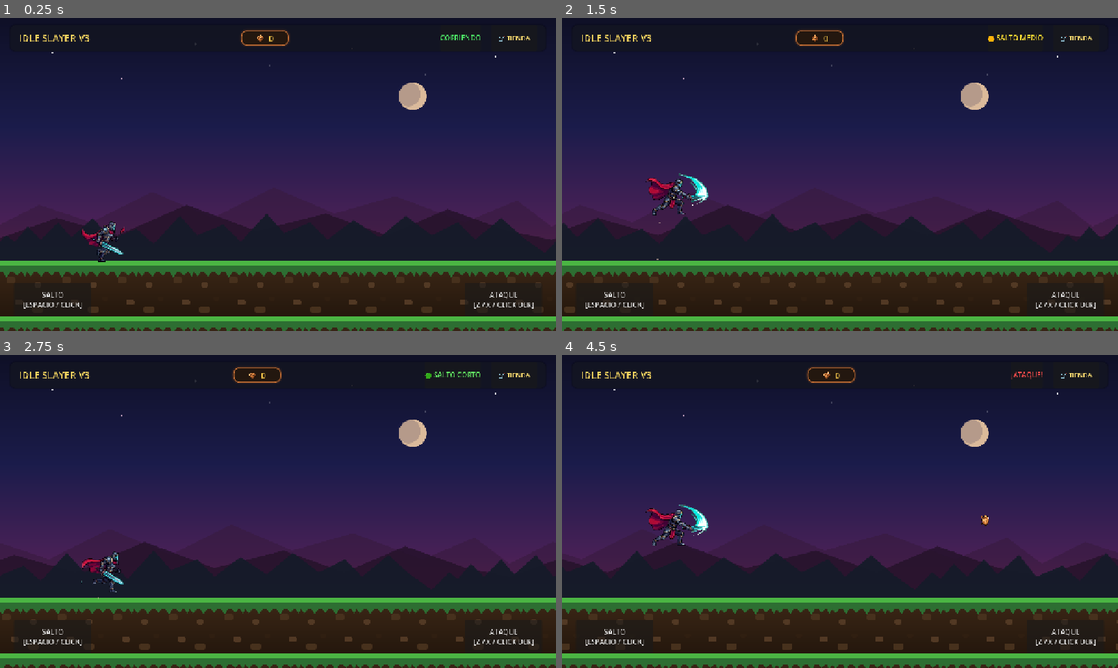
Above: before the commit, frames 1-4 (two rows, left to right).
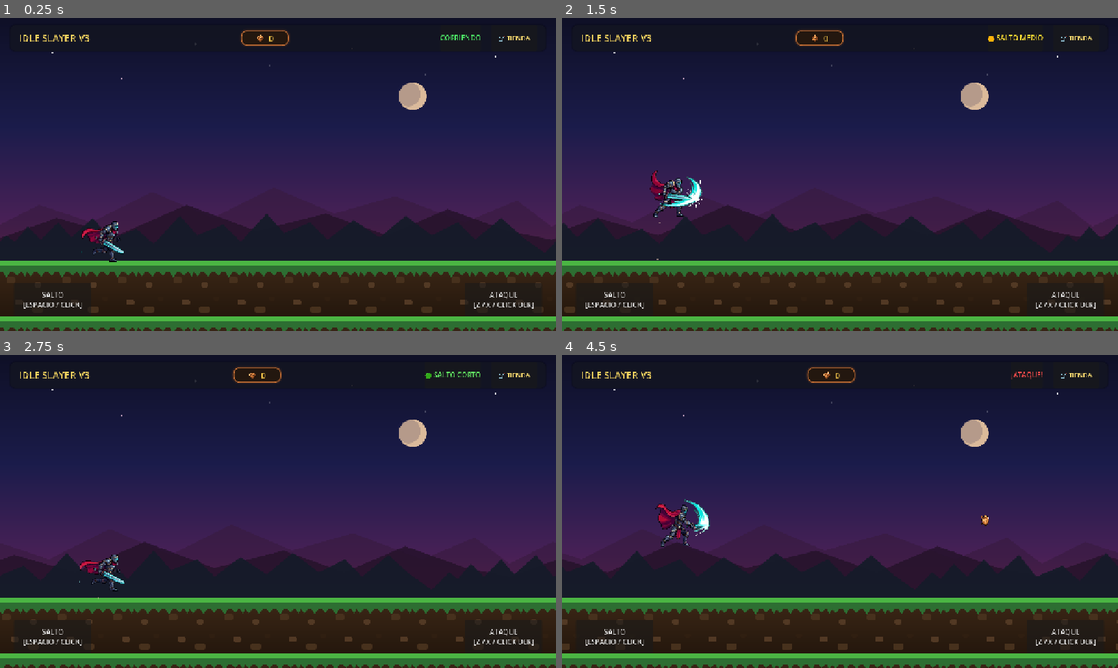
Above: after the commit, the same moments.

Repository: RafaG86/idle-slayer-vgamez
Game: Godot game, scene res://scenes/world.tscn
Same seed, same stepped clock (60 frames per second), same inputs: the game is played once before the commit and once after it.
Inputs (mouse positions are in pixels of both pictures, inside the frame that each line leads up to):
- Up to frame 1 (0.25 s): no input
- Up to frame 2 (1.5 s): click "ATAQUE [Z / X / CLICK DER]" at 0.5 s; tap Enter at 1.25 s; move the mouse to (962, 158) at 1.27 s; hold Up from 1.28 s (still down); hold Z (attack) from 1.28 s (still down); click (962, 158) at 1.42 s
- Up to frame 3 (2.75 s): keep holding Up; tap Space (jump) at 1.52, 1.55, 1.82, 2.1, 2.27, 2.57 s; move the mouse to (166, 527) at 2.02 s; release Z (attack) at 2.03 s; click (166, 527) at 2.17 s; tap Z (attack) at 2.3 s
- Up to frame 4 (4.5 s): move the mouse to (895, 442) at 2.77 s; release Up at 2.78 s; hold Z (attack) 2.78-3.53 s; click (895, 442) at 2.92 s; tap Space (jump) at 3.05, 3.77, 4.07 s; move the mouse to (812, 574) at 3.52 s; hold Up from 3.53 s (still down); tap X at 3.6 s; click (812, 574) at 3.67 s; tap Z (attack) at 3.8 s; move the mouse to (1006, 558) at 4.27 s; hold Space (jump) from 4.28 s (still down); tap J at 4.35 s; click (1006, 558) at 4.42 s

The runs differ from the first frame. In frame 1, 0.5% of the frame differs, in the area x 14-23%, y 64-78%; in frame 2, 0.7%; in frame 3, 0.3%; in frame 4, 0.9%, in the area x 15-27%, y 46-62%.

Commit message:
feat(player): 3-phase run impulse (trot/run/sprint), squash-stretch jumps, dynamic attack offsets, HSV sword shader

Diff:
--- a/assets/swordsman/swordsman_frames.tres
+++ b/assets/swordsman/swordsman_frames.tres
@@ -69,5 +69,5 @@
 }],
 "loop": false,
 "name": &"slash",
-"speed": 14.0
+"speed": 16.0
 }]
--- a/scripts/player.gd
+++ b/scripts/player.gd
@@ -2,92 +2,193 @@
 class_name Player
 
 ## Controlador del Jugador (Auto-Runner) para Idle Slayer V3
-## Cinemática articulada de carrera: zancada a 15 FPS, pisadas rítmicas, peso físico y ghost trail.
+## Sistema de impulso: trote → carrera → sprint | Squash & Stretch | Espada oculta al correr
 
 signal jumped(phase: String)
 signal attacked
 signal attack_finished
 signal landed
 
-# Constantes de Física Calibradas
+# ─── Física ───────────────────────────────────────────────────────────────────
 const GRAVITY: float = 1400.0
-const JUMP_MIN_VELOCITY: float = -490.0    # Fase 1: Salto Pequeño instantáneo (h ≈ 100px)
-const JUMP_SUSTAIN_FORCE: float = 1850.0   # Fuerza continua para alcanzar la altura de la luna
-const MAX_JUMP_HOLD_TIME: float = 0.33     # Límite para alcanzar Salto Alto (Y ≈ 180px, nivel de la luna)
+const JUMP_MIN_VELOCITY: float = -490.0
+const JUMP_SUSTAIN_FORCE: float = 1850.0
+const MAX_JUMP_HOLD_TIME: float = 0.33
 const FAST_FALL_MULTIPLIER: float = 1.8
 const COYOTE_TIME: float = 0.12
 const JUMP_BUFFER_TIME: float = 0.15
 const ATTACK_COOLDOWN: float = 0.32
-const SPRITE_BASE_OFFSET_X: float = 25.0    # Alineación anatómica en lienzo de 340px
-const ATTACK_LUNGE_OFFSET_X: float = 31.0   # Estocada marcial hacia adelante (+6px)
-
-# Cinemática de Volteretas Aéreas (Somersault)
-const SPIN_SPEED: float = 1080.0          # Grados por segundo de giro dinámico
-
-# Cinemática y Efectos de Carrera (Articulación)
-const RUN_LEAN_ANGLE: float = 2.5          # Inclinación atlética hacia adelante (grados)
-const SCROLL_SPEED: float = 260.0          # Velocidad de arrastre de estelas
-const GHOST_COUNT: int = 5                # Tamaño del pool de estelas (Object Pooling)
-const GHOST_INTERVAL: float = 0.07        # Intervalo de emisión de estela fantasma (segundos)
-const GHOST_LIFETIME: float = 0.22        # Duración de desvanecimiento de cada estela
-
-# Nodos
+
+# ─── Sprite Base ──────────────────────────────────────────────────────────────
+const BASE_SCALE: Vector2 = Vector2(0.6, 0.6)
+const SPRITE_BASE_OFFSET_X: float = 25.0
+
+# ─── Sistema de Impulso (Trote → Carrera → Sprint) ────────────────────────────
+enum RunPhase { TROT, RUN, SPRINT }
+const TROT_DURATION: float = 1.2          # segundos en tierra hasta RUN
+const SPRINT_DURATION: float = 3.2        # segundos en tierra hasta SPRINT
+const TROT_ANIM_SPEED: float = 7.0        # FPS animación en trote
+const RUN_ANIM_SPEED: float = 13.0        # FPS animación en carrera normal
+const SPRINT_ANIM_SPEED: float = 19.0     # FPS animación en sprint máximo
+const TROT_LEAN: float = 1.0              # inclinación en trote (grados)
+const RUN_LEAN: float = 2.5               # inclinación en carrera normal
+const SPRINT_LEAN: float = 5.5            # inclinación en sprint (inclinado al frente)
+const TROT_GHOST_INTERVAL: float = 0.22   # estela fantasma cada N seg en trote
+const RUN_GHOST_INTERVAL: float = 0.09    # estela en carrera
+const SPRINT_GHOST_INTERVAL: float = 0.04 # estela intensa en sprint
+
+# ─── Squash & Stretch ─────────────────────────────────────────────────────────
+const SQUASH_LAUNCH: Vector2 = Vector2(0.672, 0.492)  # aplastamiento al saltar
+const STRETCH_ASCEND: Vector2 = Vector2(0.540, 0.660) # estiramiento en ascenso
+const STRETCH_FALL: Vector2 = Vector2(0.516, 0.684)   # estiramiento en caída
+const SQUASH_LAND: Vector2 = Vector2(0.720, 0.456)    # aplastamiento al aterrizar
+const SQUASH_RECOVER_SPEED: float = 16.0              # vel. de recuperación a escala base
+
+# ─── Voltereta Aérea ──────────────────────────────────────────────────────────
+const SPIN_SPEED: float = 1080.0
+
+# ─── Estela Fantasma (Ghost Trail - Object Pooling) ───────────────────────────
+const SCROLL_SPEED: float = 260.0
+const GHOST_COUNT: int = 10
+const GHOST_LIFETIME: float = 0.22
+
+# ─── Nodos ────────────────────────────────────────────────────────────────────
 @onready var anim_sprite: AnimatedSprite2D = $AnimatedSprite2D
 @onready var sword_hitbox: Area2D = $SwordHitbox
 @onready var sword_collision: CollisionShape2D = $SwordHitbox/CollisionShape2D
 @onready var dust_particles: CPUParticles2D = $DustParticles
 
-# Variables de Estado de Salto
+# ─── Estado de Salto ──────────────────────────────────────────────────────────
 var coyote_timer: float = 0.0
 var jump_buffer_timer: float = 0.0
 var attack_cooldown_timer: float = 0.0
 var was_on_floor: bool = true
 var is_attacking: bool = false
 
-# Salto en 3 Fases y Giros Aéreos
 var is_jumping: bool = false
 var jump_hold_timer: float = 0.0
 var current_jump_phase: String = "PEQUEÑO"
 var jump_input_held: bool = false
 var jump_triggered: bool = false
 
-# Control de Voltereta (Somersault)
+# ─── Voltereta ────────────────────────────────────────────────────────────────
 var is_spinning: bool = false
 var spin_degrees: float = 0.0
 var spin_target_degrees: float = 360.0
 
-# Pool de Estelas Fantasma (Zero Garbage Collection)
+# ─── Estado de Impulso ────────────────────────────────────────────────────────
+var run_phase: RunPhase = RunPhase.TROT
+var run_timer: float = 0.0            # tiempo acumulado en tierra (se congela en el aire)
+var current_anim_speed: float = TROT_ANIM_SPEED
+var current_lean: float = TROT_LEAN
+var current_ghost_interval: float = TROT_GHOST_INTERVAL
+
+# ─── Squash & Stretch ─────────────────────────────────────────────────────────
+var sprite_scale_target: Vector2 = BASE_SCALE
+var was_falling: bool = false
+
+# ─── Estela Fantasma ──────────────────────────────────────────────────────────
 var ghost_pool: Array[Sprite2D] = []
 var ghost_timer: float = 0.0
 var ghost_index: int = 0
+
+# ─── Shader de Espada ─────────────────────────────────────────────────────────
+var sword_mask_material: ShaderMaterial = null
+
 
 func _ready() -> void:
 	sword_collision.disabled = true
 	anim_sprite.animation_finished.connect(_on_animation_finished)
 	anim_sprite.frame_changed.connect(_on_frame_changed)
+	anim_sprite.scale = BASE_SCALE
 	anim_sprite.play("run")
 
-	# Configurar partículas para estallidos rítmicos
 	dust_particles.one_shot = true
 	dust_particles.emitting = false
 	dust_particles.amount = 4
 
+	_setup_sword_shader()
+	_set_sword_visible(false)   # Espada oculta al comenzar
 	_init_ghost_pool()
+
+
+# ─── Shader HSV: enmascara los píxeles cian de la espada por rango de matiz ───
+func _setup_sword_shader() -> void:
+	var shd: Shader = Shader.new()
+	# La espada tiene hue ~185-215° (azul-cian). La armadura/piel tienen hues
+	# completamente distintos, así que el filtro por rango HSV es muy selectivo.
+	shd.code = """
+shader_type canvas_item;
+
+uniform bool mask_active = true;
+uniform float hue_min : hint_range(0.0, 1.0) = 0.500;
+uniform float hue_max : hint_range(0.0, 1.0) = 0.600;
+uniform float sat_min : hint_range(0.0, 1.0) = 0.40;
+uniform float val_min : hint_range(0.0, 1.0) = 0.28;
+
+vec3 rgb2hsv(vec3 c) {
+    vec4 K = vec4(0.0, -1.0 / 3.0, 2.0 / 3.0, -1.0);
+    vec4 p = mix(vec4(c.bg, K.wz), vec4(c.gb, K.xy), step(c.b, c.g));
+    vec4 q = mix(vec4(p.xyw, c.r), vec4(c.r, p.yzx), step(p.x, c.r));
+    float d = q.x - min(q.w, q.y);
+    float e = 1.0e-10;
+    return vec3(abs(q.z + (q.w - q.y) / (6.0 * d + e)), d / (q.x + e), q.x);
+}
+
+void fragment() {
+    vec4 col = texture(TEXTURE, UV);
+    if (!mask_active || col.a < 0.05) {
+        COLOR = col;
+        return;
+    }
+    vec3 hsv = rgb2hsv(col.rgb);
+    bool in_hue = (hsv.x >= hue_min && hsv.x <= hue_max);
+    bool in_sat = (hsv.y >= sat_min);
+    bool in_val = (hsv.z >= val_min);
+    if (in_hue && in_sat && in_val) {
+        float hue_mid = (hue_min + hue_max) * 0.5;
+        float hue_half = (hue_max - hue_min) * 0.5;
+        float edge = abs(hsv.x - hue_mid) / hue_half;
+        float alpha_factor = smoothstep(0.55, 1.0, edge);
+        COLOR = vec4(col.rgb, col.a * alpha_factor);
+    } else {
+        COLOR = col;
+    }
+}
+"""
+	sword_mask_material = ShaderMaterial.new()
+	sword_mask_material.shader = shd
+	sword_mask_material.set_shader_parameter("mask_active", true)
+	sword_mask_material.set_shader_parameter("hue_min", 0.500)
+	sword_mask_material.set_shader_parameter("hue_max", 0.597)
+	sword_mask_material.set_shader_parameter("sat_min", 0.38)
+	sword_mask_material.set_shader_parameter("val_min", 0.28)
+	anim_sprite.material = sword_mask_material
+
+
+func _set_sword_visible(vis: bool) -> void:
+	if sword_mask_material != null:
+		# mask_active=true → máscara ON (espada invisible al correr)
+		# mask_active=false → máscara OFF (espada visible al atacar)
+		sword_mask_material.set_shader_parameter("mask_active", not vis)
+
 
 func _exit_tree() -> void:
 	for ghost in ghost_pool:
 		if is_instance_valid(ghost) and ghost.get_parent() == null:
 			ghost.queue_free()
 
+
 func _init_ghost_pool() -> void:
 	for i in range(GHOST_COUNT):
 		var ghost: Sprite2D = Sprite2D.new()
 		ghost.visible = false
-		ghost.z_index = -1  # Dibujado detrás del jugador
+		ghost.z_index = -1
 		ghost_pool.append(ghost)
 
+
+# ─── Entrada ──────────────────────────────────────────────────────────────────
 func _input(event: InputEvent) -> void:
-	# Captura de eventos directa (Zero-lag)
 	if event.is_action_pressed("jump") or _is_key_jump(event, true):
 		jump_input_held = true
 		jump_triggered = true
@@ -96,6 +197,7 @@
 
 	if event.is_action_pressed("attack") or _is_key_attack(event):
 		attack()
+
 
 func _is_key_jump(event: InputEvent, pressed_state: bool) -> bool:
 	if event is InputEventKey:
@@ -104,39 +206,35 @@
 			return code == KEY_SPACE or code == KEY_UP or code == KEY_W
 	return false
 
+
 func _is_key_attack(event: InputEvent) -> bool:
 	if event is InputEventKey and event.pressed:
 		var code: int = event.keycode if event.keycode != 0 else event.physical_keycode
 		return code == KEY_Z or code == KEY_X or code == KEY_J
 	return false
 
+
+# ─── Bucle de Física ──────────────────────────────────────────────────────────
 func _physics_process(delta: float) -> void:
-	# 1. Comprobar polling como respaldo de tecla sostenida
+	# Polling de tecla sostenida (respaldo para web)
 	if not jump_input_held:
 		jump_input_held = Input.is_action_pressed("jump") or \
 			Input.is_key_pressed(KEY_SPACE) or \
 			Input.is_key_pressed(KEY_UP) or \
 			Input.is_key_pressed(KEY_W)
 
-	# 2. Gestión de Gravedad, Sustentación y Cinemática de Giro
 	_apply_physics(delta)
-
-	# 3. Disparar Salto si hay solicitud pendiente
 	_check_and_execute_jump()
-
-	# 4. Mover el cuerpo físico
 	move_and_slide()
-
-	# 5. Actualizar estado del suelo tras la colisión física
 	_update_floor_status(delta)
-
-	# 6. Temporizador de ataque
+	_update_run_impulse(delta)
+
 	if attack_cooldown_timer > 0.0:
 		attack_cooldown_timer -= delta
 
-	# 7. Actualización visual de articulación y estela fantasma
-	_update_visuals()
+	_update_visuals(delta)
 	_update_ghost_trail(delta)
+
 
 func _apply_physics(delta: float) -> void:
 	if is_on_floor():
@@ -152,13 +250,12 @@
 
 		var current_gravity: float = GRAVITY
 
-		# Fase de Ascenso (Subiendo)
 		if is_jumping and velocity.y < 0.0:
 			if jump_input_held and jump_hold_timer < MAX_JUMP_HOLD_TIME:
 				jump_hold_timer += delta
 				velocity.y -= JUMP_SUSTAIN_FORCE * delta
 
-				# Transición a Salto Medio -> Iniciar voltereta hacia adelante (360°)
+				# Fase MEDIANO → voltereta simple (360°)
 				if jump_hold_timer >= 0.10 and not is_spinning and spin_degrees == 0.0:
 					is_spinning = true
 					spin_target_degrees = 360.0
@@ -166,13 +263,12 @@
 						current_jump_phase = "MEDIANO"
 						emit_signal("jumped", current_jump_phase)
 
-				# Transición a Salto Alto (Nivel de la Luna) -> Voltereta doble (720°)
+				# Fase ALTO → voltereta doble (720°)
 				if jump_hold_timer >= 0.22 and current_jump_phase != "ALTO":
 					current_jump_phase = "ALTO"
 					spin_target_degrees = 720.0
 					emit_signal("jumped", current_jump_phase)
 			else:
-				# Si suelta antes: corta el impulso hacia arriba
 				is_jumping = false
 				current_gravity *= FAST_FALL_MULTIPLIER
 		else:
@@ -180,7 +276,18 @@
 			if velocity.y >= 0.0:
 				current_gravity *= 1.15
 
-		# Cinemática del Giro Aéreo (Somersault) y Estabilización Erguida
+		# Squash & Stretch en el aire
+		if not is_attacking:
+			if velocity.y < -60.0:
+				# Ascenso: leve stretch vertical
+				sprite_scale_target = STRETCH_ASCEND
+				was_falling = false
+			elif velocity.y > 80.0 and not was_falling:
+				# Inicio de caída: stretch de caída
+				sprite_scale_target = STRETCH_FALL
+				was_falling = true
+
+		# Cinemática del giro aéreo
 		if is_attacking:
 			is_spinning = false
 			anim_sprite.rotation_degrees = 0.0
@@ -190,10 +297,44 @@
 			if spin_degrees >= spin_target_degrees or velocity.y >= 0.0:
 				is_spinning = false
 		else:
-			# Descenso: recuperación suave hacia la posición vertical erguida (0°)
 			anim_sprite.rotation = lerp_angle(anim_sprite.rotation, 0.0, 16.0 * delta)
 
 		velocity.y += current_gravity * delta
+
+
+# ─── Sistema de Impulso de Carrera ────────────────────────────────────────────
+func _update_run_impulse(delta: float) -> void:
+	# El timer avanza solo cuando está en tierra y no ataca
+	if is_on_floor() and not is_attacking:
+		run_timer += delta
+	# Al saltar NO se resetea — el impulso se mantiene (feeling de "momentum")
+
+	# Determinar fase según el tiempo acumulado
+	var new_phase: RunPhase
+	if run_timer < TROT_DURATION:
+		new_phase = RunPhase.TROT
+	elif run_timer < SPRINT_DURATION:
+		new_phase = RunPhase.RUN
+	else:
+		new_phase = RunPhase.SPRINT
+
+	run_phase = new_phase
+
+	# Interpolar suavemente velocidad, inclinación e intervalo de estela
+	match run_phase:
+		RunPhase.TROT:
+			current_anim_speed = lerpf(current_anim_speed, TROT_ANIM_SPEED, delta * 5.0)
+			current_lean = lerpf(current_lean, TROT_LEAN, delta * 5.0)
+			current_ghost_interval = TROT_GHOST_INTERVAL
+		RunPhase.RUN:
+			current_anim_speed = lerpf(current_anim_speed, RUN_ANIM_SPEED, delta * 3.5)
+			current_lean = lerpf(current_lean, RUN_LEAN, delta * 3.5)
+			current_ghost_interval = RUN_GHOST_INTERVAL
+		RunPhase.SPRINT:
+			current_anim_speed = lerpf(current_anim_speed, SPRINT_ANIM_SPEED, delta * 2.0)
+			current_lean = lerpf(current_lean, SPRINT_LEAN, delta * 2.0)
+			current_ghost_interval = SPRINT_GHOST_INTERVAL
+
 
 func _check_and_execute_jump() -> void:
 	if jump_buffer_timer > 0.0:
@@ -209,6 +350,7 @@
 		jump_buffer_timer = 0.0
 		_start_jump()
 
+
 func _start_jump() -> void:
 	velocity.y = JUMP_MIN_VELOCITY
 	coyote_timer = 0.0
@@ -217,10 +359,15 @@
 	current_jump_phase = "PEQUEÑO"
 	is_spinning = false
 	spin_degrees = 0.0
+	was_falling = false
+	# Squash de lanzamiento (aplastamiento horizontal al despegar)
+	anim_sprite.scale = SQUASH_LAUNCH
+	sprite_scale_target = STRETCH_ASCEND
 	dust_particles.position = Vector2(-12, 34)
 	dust_particles.restart()
 	dust_particles.emitting = true
 	emit_signal("jumped", current_jump_phase)
+
 
 func set_jump_input(is_down: bool) -> void:
 	jump_input_held = is_down
@@ -229,63 +376,88 @@
 	else:
 		is_jumping = false
 
+
 func jump() -> void:
 	set_jump_input(true)
+
 
 func attack() -> void:
 	if attack_cooldown_timer <= 0.0 and not is_attacking:
 		is_attacking = true
 		attack_cooldown_timer = ATTACK_COOLDOWN
 		anim_sprite.play("slash")
+		anim_sprite.speed_scale = 1.0   # velocidad normal para el slash
 		is_spinning = false
 		anim_sprite.rotation_degrees = 0.0
 		anim_sprite.position.x = SPRITE_BASE_OFFSET_X
 		anim_sprite.position.y = -10.0
+		_set_sword_visible(true)   # ← La espada aparece al atacar
 		if is_on_floor():
-			# Soplido de polvo bajo la bota de apoyo al clavar los pies para el corte
 			dust_particles.position = Vector2(8, 34)
 			dust_particles.restart()
 			dust_particles.emitting = true
 		emit_signal("attacked")
 
+
+# ─── Callbacks de AnimatedSprite2D ────────────────────────────────────────────
 func _on_frame_changed() -> void:
 	if is_attacking and anim_sprite.animation == "slash":
+		# Hitbox activa solo en frames de impacto (1 y 2)
 		sword_collision.disabled = (anim_sprite.frame < 1 or anim_sprite.frame > 2)
-		# Articulación marcial: estocada hacia adelante (+6px) en fotogramas de mayor impacto
-		if anim_sprite.frame == 1 or anim_sprite.frame == 2:
-			anim_sprite.position.x = ATTACK_LUNGE_OFFSET_X
-		else:
-			anim_sprite.position.x = SPRITE_BASE_OFFSET_X
+
+		# Offsets dinámicos por frame para mantener el arco de luz visible en pantalla
+		match anim_sprite.frame:
+			0:  # Preparación: agachado, espada al frente bajo
+				anim_sprite.position.x = SPRITE_BASE_OFFSET_X - 4.0
+				anim_sprite.position.y = -6.0
+			1:  # Golpe principal: arco horizontal máximo hacia adelante
+				anim_sprite.position.x = SPRITE_BASE_OFFSET_X + 26.0
+				anim_sprite.position.y = -10.0
+			2:  # Arco descendente: el arco baja y se extiende hacia abajo-adelante
+				anim_sprite.position.x = SPRITE_BASE_OFFSET_X + 18.0
+				anim_sprite.position.y = -14.0
+			3:  # Follow-through: chispa final, volver a posición neutra
+				anim_sprite.position.x = SPRITE_BASE_OFFSET_X + 8.0
+				anim_sprite.position.y = -10.0
+
 	elif is_on_floor() and anim_sprite.animation == "run":
-		# Articulación de pisada: estallido de polvo en impacto de talón y micro-rebote
+		# Pisadas rítmicas: destello de polvo en contacto de talón
 		if anim_sprite.frame == 0:
 			dust_particles.position = Vector2(-18, 34)
 			dust_particles.restart()
 			dust_particles.emitting = true
-			anim_sprite.position.y = -8.5  # Amortiguación de impacto
+			anim_sprite.position.y = -8.5   # Amortiguación de impacto
 		elif anim_sprite.frame == 3:
 			dust_particles.position = Vector2(-10, 34)
 			dust_particles.restart()
 			dust_particles.emitting = true
-			anim_sprite.position.y = -8.5  # Amortiguación de impacto
+			anim_sprite.position.y = -8.5
 		else:
-			anim_sprite.position.y = -10.0 # Elevación en zancada
+			anim_sprite.position.y = -10.0  # Elevación en zancada
+
 
 func _on_animation_finished() -> void:
 	if is_attacking and anim_sprite.animation == "slash":
 		is_attacking = false
 		sword_collision.disabled = true
 		anim_sprite.position.x = SPRITE_BASE_OFFSET_X
+		_set_sword_visible(false)   # ← La espada desaparece al terminar el ataque
 		emit_signal("attack_finished")
 		if is_on_floor():
 			anim_sprite.play("run")
 		else:
 			anim_sprite.play("jump")
 
+
+# ─── Estado del Suelo ─────────────────────────────────────────────────────────
 func _update_floor_status(_delta: float) -> void:
 	if is_on_floor():
 		if not was_on_floor:
 			emit_signal("landed")
+			# Squash de aterrizaje
+			anim_sprite.scale = SQUASH_LAND
+			sprite_scale_target = BASE_SCALE
+			was_falling = false
 			dust_particles.position = Vector2(-14, 34)
 			dust_particles.restart()
 			dust_particles.emitting = true
@@ -293,25 +465,39 @@
 	else:
 		was_on_floor = false
 
-func _update_visuals() -> void:
+
+# ─── Actualización Visual ─────────────────────────────────────────────────────
+func _update_visuals(delta: float) -> void:
+	# Recuperar escala suavemente hacia el objetivo (squash & stretch)
+	anim_sprite.scale = anim_sprite.scale.lerp(sprite_scale_target, SQUASH_RECOVER_SPEED * delta)
+
 	if is_attacking:
 		anim_sprite.rotation_degrees = 0.0
-		anim_sprite.position.y = -10.0
 		return
 
 	anim_sprite.position.x = SPRITE_BASE_OFFSET_X
+
 	if not is_on_floor():
 		if anim_sprite.animation != "jump":
 			anim_sprite.play("jump")
+			anim_sprite.speed_scale = 1.0
 		anim_sprite.position.y = -10.0
 	else:
 		if anim_sprite.animation != "run":
 			anim_sprite.play("run")
-		# Inclinación aerodinámica de carrera (2.5° hacia adelante)
-		anim_sprite.rotation_degrees = RUN_LEAN_ANGLE
-
+			_set_sword_visible(false)   # Asegurar espada oculta al volver a correr
+		# Aplicar velocidad de animación dinámica según fase de impulso
+		anim_sprite.speed_scale = current_anim_speed / 15.0
+		# Inclinación aerodinámica dinámica (trote=suave, sprint=atlético)
+		anim_sprite.rotation_degrees = current_lean
+		# Mantener objetivo de escala base en tierra
+		if not (was_on_floor == false):
+			sprite_scale_target = BASE_SCALE
+
+
+# ─── Estela Fantasma (Ghost Trail) ───────────────────────────────────────────
 func _update_ghost_trail(delta: float) -> void:
-	# 1. Desplazar estelas activas hacia atrás a la velocidad del mundo
+	# 1. Desplazar estelas activas y desvanecer
 	for ghost in ghost_pool:
 		if ghost.visible:
 			ghost.global_position.x -= SCROLL_SPEED * delta
@@ -319,30 +505,38 @@
 			if ghost.modulate.a <= 0.0:
 				ghost.visible = false
 
-	# 2. Emitir nueva estela periódica al correr en el suelo
+	# 2. Emitir nueva estela periódica solo al correr en tierra
 	if is_on_floor() and anim_sprite.animation == "run" and not is_attacking:
 		ghost_timer += delta
-		if ghost_timer >= GHOST_INTERVAL:
+		if ghost_timer >= current_ghost_interval:
 			ghost_timer = 0.0
 			_spawn_ghost()
 	else:
 		ghost_timer = 0.0
 
+
 func _spawn_ghost() -> void:
 	var ghost: Sprite2D = ghost_pool[ghost_index]
 	ghost_index = (ghost_index + 1) % GHOST_COUNT
 
-	# Añadir al árbol si aún no tiene padre (como hermano del jugador)
 	if ghost.get_parent() == null:
 		var parent_node: Node = get_parent()
 		if parent_node != null:
 			parent_node.add_child.call_deferred(ghost)
 
-	var current_tex: Texture2D = anim_sprite.sprite_frames.get_frame_texture(anim_sprite.animation, anim_sprite.frame)
+	var current_tex: Texture2D = anim_sprite.sprite_frames.get_frame_texture(
+		anim_sprite.animation, anim_sprite.frame)
 	if current_tex != null:
 		ghost.texture = current_tex
 		ghost.scale = anim_sprite.scale
 		ghost.global_position = anim_sprite.global_position
 		ghost.rotation = anim_sprite.rotation
-		ghost.modulate = Color(0.95, 0.22, 0.28, 0.42) # Tinte carmesí translúcido
+		# Color de estela varía según la fase de impulso actual
+		match run_phase:
+			RunPhase.TROT:
+				ghost.modulate = Color(0.65, 0.70, 0.92, 0.22)  # Azulado suave (trote)
+			RunPhase.RUN:
+				ghost.modulate = Color(0.95, 0.22, 0.28, 0.38)  # Carmesí (carrera)
+			RunPhase.SPRINT:
+				ghost.modulate = Color(1.00, 0.55, 0.10, 0.55)  # Naranja intenso (sprint)
 		ghost.visible = true
